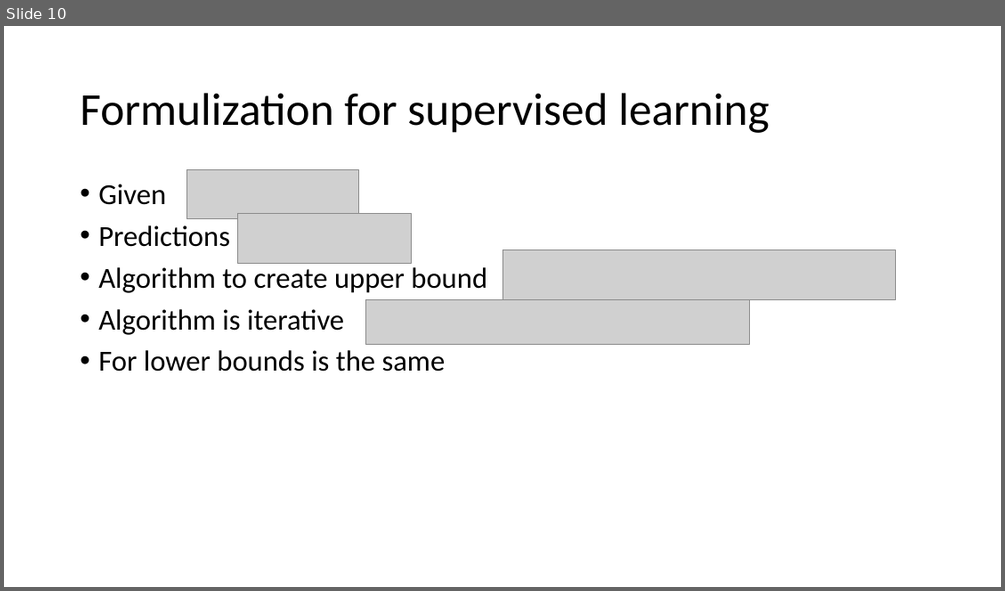
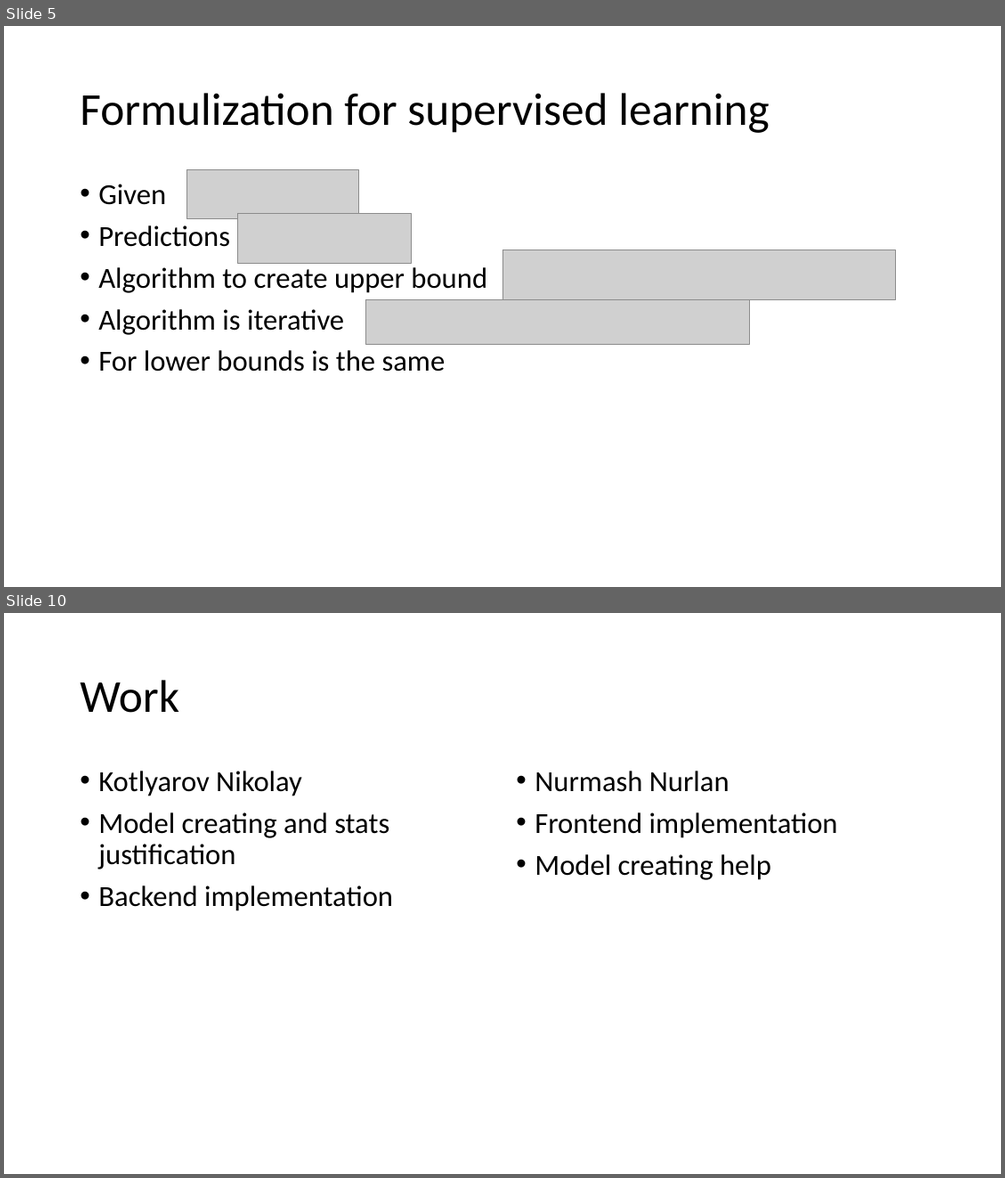
Before and after one commit to NickThe1/kbtu-data-visualization, a slide deck: distrib.pptx. Shown one above the other, each under a label of ours: slide 10 before the commit, slides 5 and 10 after it; the slides between them are not shown. The pictures are 1005x591 and 1005x1178 pixels, drawn with LibreOffice and Linux fonts; fonts in the diff are those of the drawing; grey boxes stand for pictures. Boxes give left, top, right and bottom in pixels: in the first picture for what was removed or moved away, otherwise in the second. Text is boxed around its words. In the diff, an @@ line names an element or a change of style, - is before the commit and + after.

```diff
--- a/distrib.pptx
+++ b/distrib.pptx
@@ slide 10 added at box(4, 613, 1001, 1174), background #FFFFFF @@
@@ title added at box(80, 680, 179, 713), 44 pt, text #000000 @@
+Work
@@ text added at box(98, 771, 393, 911), 28 pt, text #000000 @@
+• Kotlyarov Nikolay
+• Model creating and stats justification
+• Backend implementation
@@ text added at box(534, 771, 838, 880), 28 pt, text #000000 @@
+• Nurmash Nurlan
+• Frontend implementation
+• Model creating help
@@ what was slide 10 is now slide 5 @@
```
Also in this commit, not shown: 2 slides changed, 2 other slides added, 8 slides removed, 3 other files.
